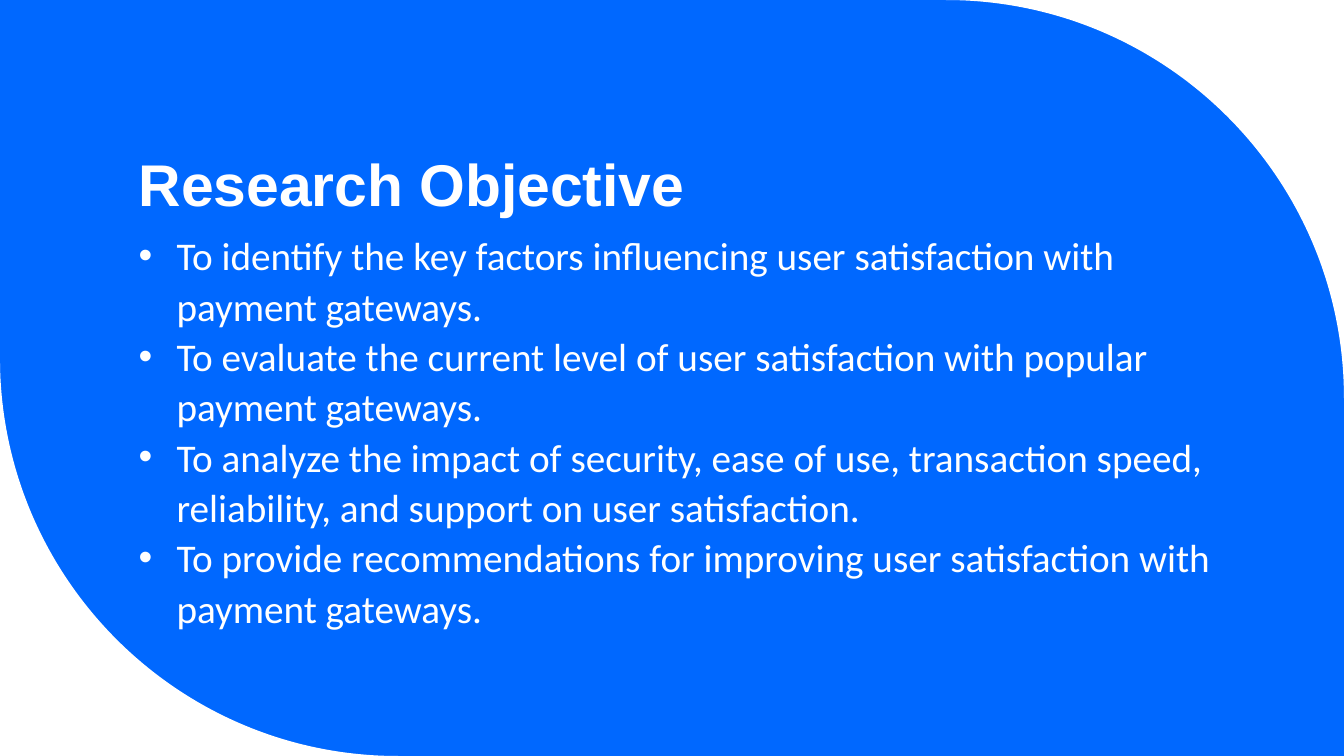
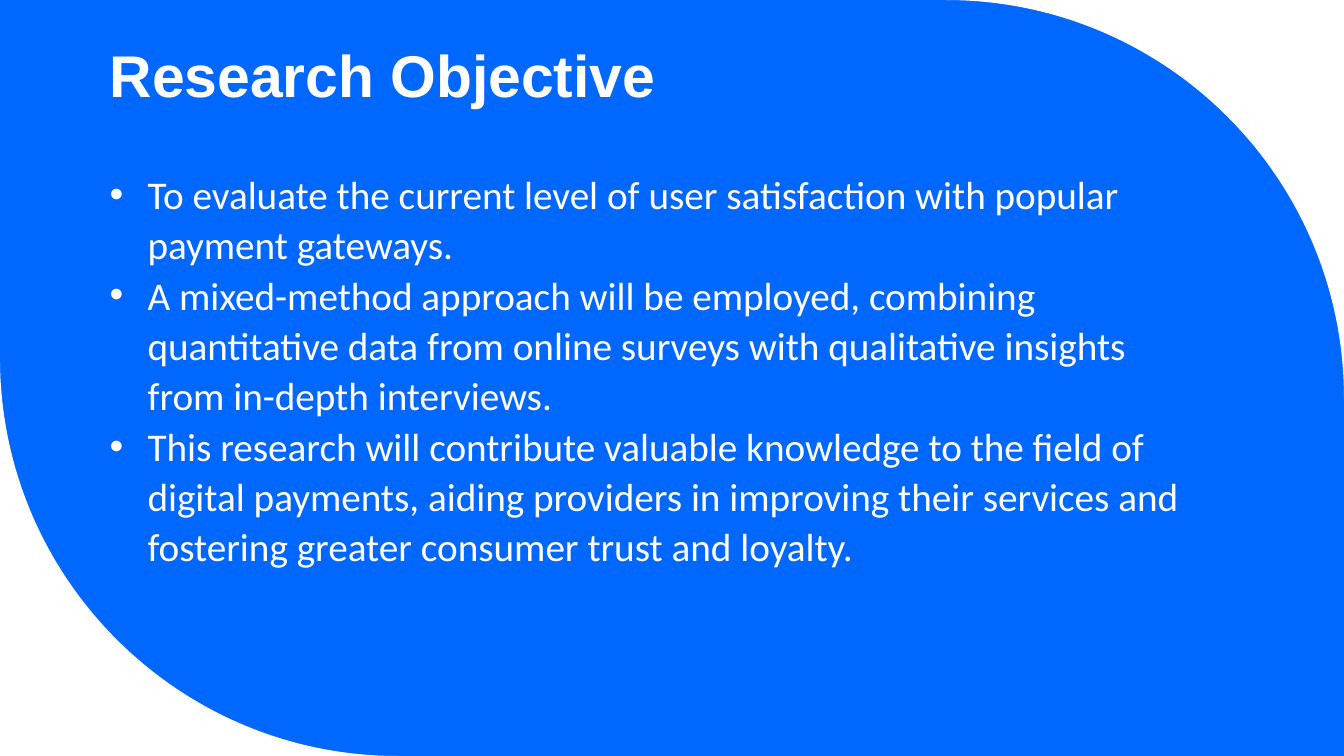
Before and after one commit to manishshrestha01/javalab, a slide deck: slide 7 of research.pptx. Drawn at 1344x756 pixels with LibreOffice and Linux fonts; fonts in the diff are those of the drawing. Boxes give left, top, right and bottom in pixels: in the first picture for what was removed or moved away, otherwise in the second. Text is boxed around its words. In the diff, an @@ line names an element or a change of style, - is before the commit and + after.

```diff
--- a/research.pptx
+++ b/research.pptx
@@ title "Research Objective": place and size @@
-title "Research Objective" at (139, 163, 685, 218)
+title "Research Objective" at (110, 54, 656, 109)
@@ text "To evaluate the current level ...": place and size @@
-text "To evaluate the current level ..." at (177, 242, 1210, 630)
+text "To evaluate the current level ..." at (148, 181, 1178, 568)
@@ text at (177, 242, 1114, 328): paragraph removed @@
-• To identify the key factors influencing user satisfaction with payment gateways.
@@ text at (148, 282, 1178, 568): text changed @@
-• To analyze the impact of security, ease of use, transaction speed, reliability, and support on user satisfaction.
-• To provide recommendations for improving user satisfaction with payment gateways.
+• A mixed-method approach will be employed, combining quantitative data from online surveys with qualitative insights from in-depth interviews.
+• This research will contribute valuable knowledge to the field of digital payments, aiding providers in improving their services and fostering greater consumer trust and loyalty.
```
Also in this commit, not shown: 6 other slides changed.
